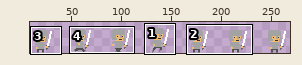
Two versions of one sprite sheet, media/knight.png. The first picture is a wide view before the edit; the outline marks the close-up.
Close-up. As it was:
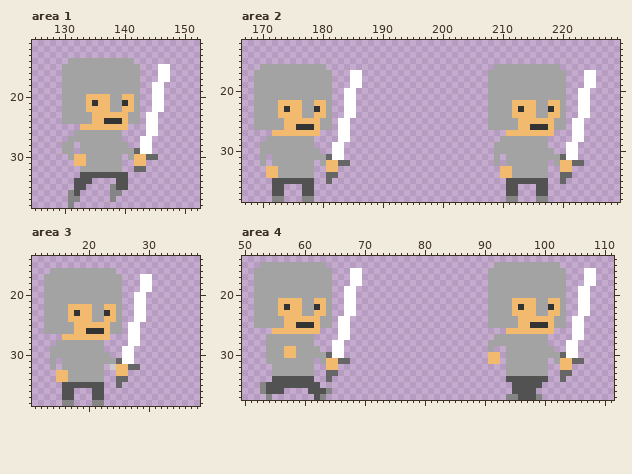
The file is 273x39 pixels. Shown: area 1: x 125..152, y 11..38; area 2: x 167..229, y 12..38; area 3: x 11..38, y 14..38; area 4: x 50..111, y 14..37. The wide view leaves out empty margins. The commit also changed other parts of the picture, which this record leaves out.
New version:
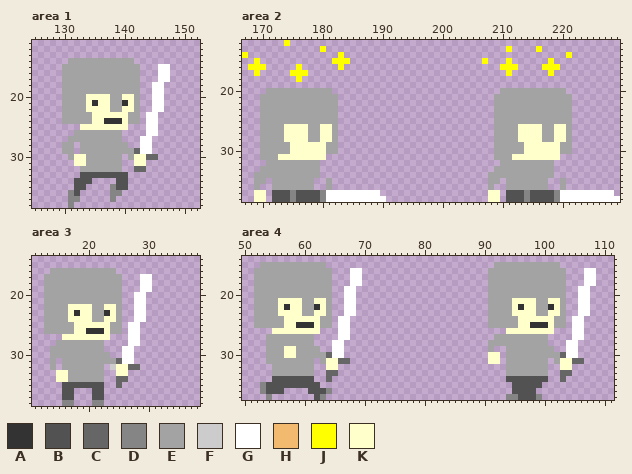
Palette (. is transparent): A #333333  B #525252  C #666666  D #858585  E #a3a3a3  F #cccccc  G #ffffff  H #f2ba6f  J #ffff00  K #ffffcc
The edit:
Changed rows in their new state; - is an unchanged pixel.
Area 1:
first column x 133:
20 -KKKK--KK
21 -K-KK---K
22 -KKKK--KK
23 --KKKKKK-
24 --KK---K-
25 KKKKKKKK-
first column x 132:
30 KK--------KK
31 KK--------KK
Area 2:
first column x 167:
12 -------J-------------------------------------------------------
13 -------------J------------------------------J----J-------------
14 J---------------J-------------------------------------J--------
15 --J------------JJJ----------------------J---J------J-----------
16 -JJJ.....J....--J-------------------------.JJJ....JJJ----------
17 --J.....JJJ....---..---------------------...J......J..---..----
18 --.......J.....---..---------------------.............---..----
19 --.............---..---------------------.............---..----
20 --..-------------..----------------------..-------------..-----
21 --.------------E-..----------------------.------------E-..-----
22 --.---EEEE--EE-E-..----------------------.---EEEE--EE-E-..-----
23 --.---EEEE--EE-E-..----------------------.---EEEE--EE-E-..-----
24 --.---EEEE--EE-E-..----------------------.---EEEE--EE-E-..-----
25 --.----EEEEEE--E..-----------------------.----EEEEEE--E..------
26 --.----KKKKEEKKE..-----------------------.----KKKKEEKKE..------
27 ---EEEEKKKKEEKKE..------------------------EEEEKKKKEEKKE..------
28 ---E---KKKK-EKKE..------------------------E---KKKK-EKKE..------
29 --------KKKKKKEE.------------------------------KKKKKKEE.-------
30 --------KKKKKKEE.------------------------------KKKKKKEE.-------
31 ----E-KKKKKKKK...--------------------------E-KKKKKKKK...-------
32 ---.E-------E.....------------------------.E-------E.....------
33 ---EEE------E-..--------------------------EEE------E-..--------
34 --EEEE------E-..-------------------------EEEE------E-..--------
35 --EE-EEEEEEE--E--------------------------EE-EEEEEEE--E---------
36 --E--EEEEEEE--E--------------------------E--EEEEEEE--E---------
37 --KK---BDB--BDGGGGGGGGG------------------KK---BDB--BDGGGGGGGGG-
38 --KK-BBBDBBBBDGGGGGGGGGG-----------------KK-BBBDBBBBDGGGGGGGGGG
Area 3:
first column x 16:
22 -KKKK--KK
23 -K-KK---K
24 -KKKK--KK
25 --KKKKKK-
26 --KK---K-
27 KKKKKKKK-
first column x 15:
32 ----------KK
33 KK--------KK
34 KK----------
Area 4:
first column x 55:
21 -KKKK--KK-------------------------------KKKK--KK--
22 -K-KK---K-------------------------------K-KK---K--
23 -KKKK--KK-------------------------------KKKK--KK--
24 --KKKKKK---------------------------------KKKKKK---
25 --KK---K---------------------------------KK---K---
26 KKKKKKKK-------------------------------KKKKKKKK---
29 --KK----------------------------------------------
30 --KK--------------------------------KK------------
31 ---------KK-------------------------KK----------KK
32 ---------KK-------------------------------------KK
